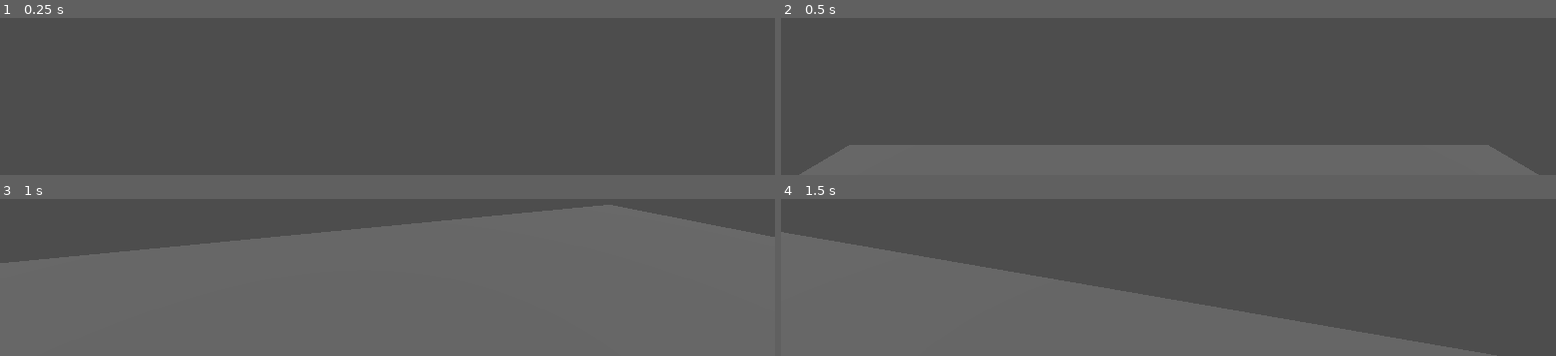
Above: before the commit, frames 1-4 (two rows, left to right).
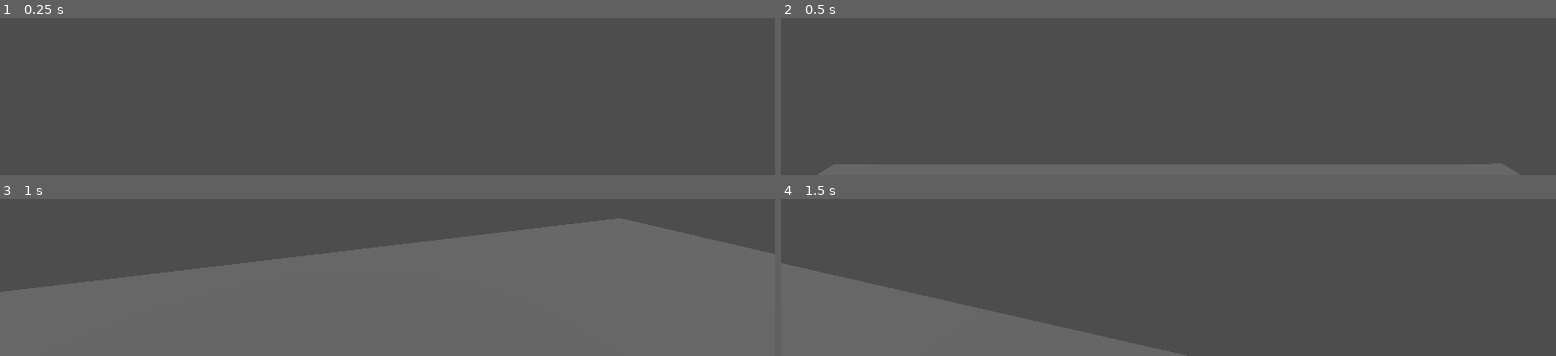
Above: after the commit, the same moments.

Repository: BluescreenStudios/JulyGamejam
Game: Godot game, scene res://Scenes/main.tscn
Two runs of this game, one before a commit and one after it. Both use one fixed random seed, a clock stepped at 60 frames per second and the inputs below. Before the commit the project starts from res://test.tscn.
Inputs (mouse positions are in pixels of both pictures, inside the frame that each line leads up to):
- Up to frame 1 (0.25 s): no input
- Up to frame 2 (0.5 s): no input
- Up to frame 3 (1 s): tap Enter (ui_accept) at 0.5, 0.77 s; move the mouse to (outside the picture) at 0.52 s; hold Up (ui_up) from 0.53 s (still down)
- Up to frame 4 (1.5 s): keep holding Up (ui_up); move the mouse to (outside the picture) at 1.27 s

Frame 1 is identical in both runs. In frame 2, 11% of the frame differs, in the area x 2-98%, y 80-100%; in frame 3, 13%; in frame 4, 21%, in the area x 0-93%, y 20-100%.

Commit message:
adding character model

Diff:
--- /dev/null
+++ b/Scenes/killzone.tscn
@@ -0,0 +1,9 @@
+[gd_scene load_steps=2 format=3 uid="uid://rs0i8ttpspjg"]
+
+[ext_resource type="Script" path="res://Scripts/Killzone.gd" id="1_o2c1q"]
+
+[node name="Killzone" type="Area3D"]
+transform = Transform3D(1, 0, 0, 0, 1, 0, 0, 0, 1, 0.096632, 0.138424, -0.138961)
+script = ExtResource("1_o2c1q")
+
+[node name="Timer" type="Timer" parent="."]
--- a/test.tscn
+++ b/Scenes/main.tscn
@@ -1,6 +1,6 @@
 [gd_scene load_steps=4 format=3 uid="uid://beqnnx6u3bg51"]
 
-[ext_resource type="PackedScene" path="res://player.tscn" id="2_a8jvi"]
+[ext_resource type="PackedScene" uid="uid://deu3or8e7myp2" path="res://Scenes/player.tscn" id="2_a8jvi"]
 
 [sub_resource type="BoxShape3D" id="BoxShape3D_dyawn"]
 size = Vector3(1, 0.635254, 1)
--- /dev/null
+++ b/Scenes/player.tscn
@@ -0,0 +1,21 @@
+[gd_scene load_steps=4 format=3 uid="uid://deu3or8e7myp2"]
+
+[ext_resource type="Script" path="res://Scripts/Player.gd" id="1_8k00x"]
+[ext_resource type="PackedScene" uid="uid://ywfrqtb6s1wl" path="res://Scripts/robotjam_holdoutModel.glb" id="2_g7ar1"]
+
+[sub_resource type="CapsuleShape3D" id="CapsuleShape3D_ugyo8"]
+
+[node name="Player" type="CharacterBody3D"]
+script = ExtResource("1_8k00x")
+
+[node name="CollisionShape3D" type="CollisionShape3D" parent="."]
+transform = Transform3D(1, 0, 0, 0, 1, 0, 0, 0, 1, 0, 1, 0)
+shape = SubResource("CapsuleShape3D_ugyo8")
+
+[node name="Camera3D" type="Camera3D" parent="."]
+transform = Transform3D(1, 0, 0, 0, 1, 0, 0, 0, 1, 0, 1.78038, -0.305494)
+
+[node name="Sprite3D" type="Sprite3D" parent="."]
+
+[node name="robotjam_holdoutModel" parent="." instance=ExtResource("2_g7ar1")]
+transform = Transform3D(-0.5, 0, -4.37114e-08, 0, 0.5, 0, 4.37114e-08, 0, -0.5, 0, 0, 0)
--- /dev/null
+++ b/Scenes/robot.tscn
@@ -0,0 +1,5 @@
+[gd_scene load_steps=2 format=3 uid="uid://bk8imb66my5l5"]
+
+[ext_resource type="PackedScene" uid="uid://ywfrqtb6s1wl" path="res://Scripts/robotjam_holdoutModel.glb" id="1_1l3vr"]
+
+[node name="robotjam_holdoutModel" instance=ExtResource("1_1l3vr")]
--- /dev/null
+++ b/Scripts/Killzone.gd
@@ -0,0 +1,14 @@
+extends Area3D
+
+@onready var timer = $Timer
+
+func _on_body_entered(body):
+	print("You died!")
+	Engine.time_scale = 0.5
+	timer.start()
+
+
+
+func _on_timer_timeout():
+	Engine.time_scale = 1
+	get_tree().reload_current_scene()
--- a/player.tscn
+++ /dev/null
@@ -1,21 +0,0 @@
-[gd_scene load_steps=4 format=3 uid="uid://deu3or8e7myp2"]
-
-[ext_resource type="Script" path="res://Player.gd" id="1_8k00x"]
-
-[sub_resource type="CapsuleMesh" id="CapsuleMesh_t3mm4"]
-
-[sub_resource type="CapsuleShape3D" id="CapsuleShape3D_ugyo8"]
-
-[node name="Player" type="CharacterBody3D"]
-script = ExtResource("1_8k00x")
-
-[node name="MeshInstance3D" type="MeshInstance3D" parent="."]
-transform = Transform3D(1, 0, 0, 0, 1, 0, 0, 0, 1, 0, 1, 0)
-mesh = SubResource("CapsuleMesh_t3mm4")
-
-[node name="CollisionShape3D" type="CollisionShape3D" parent="."]
-transform = Transform3D(1, 0, 0, 0, 1, 0, 0, 0, 1, 0, 1, 0)
-shape = SubResource("CapsuleShape3D_ugyo8")
-
-[node name="Camera3D" type="Camera3D" parent="."]
-transform = Transform3D(1, 0, 0, 0, 1, 0, 0, 0, 1, 0, 1.54039, 0)
--- a/project.godot
+++ b/project.godot
@@ -11,7 +11,7 @@
 [application]
 
 config/name="July Gamejam"
-run/main_scene="res://test.tscn"
+run/main_scene="res://Scenes/main.tscn"
 config/features=PackedStringArray("4.2", "GL Compatibility")
 config/icon="res://icon.svg"
 
Renamed: Player.gd -> Scripts/Player.gd
Binary file added: Scripts/robotjam_holdoutModel.glb
Not shown, added: Scripts/robotjam_holdoutModel.glb.import
